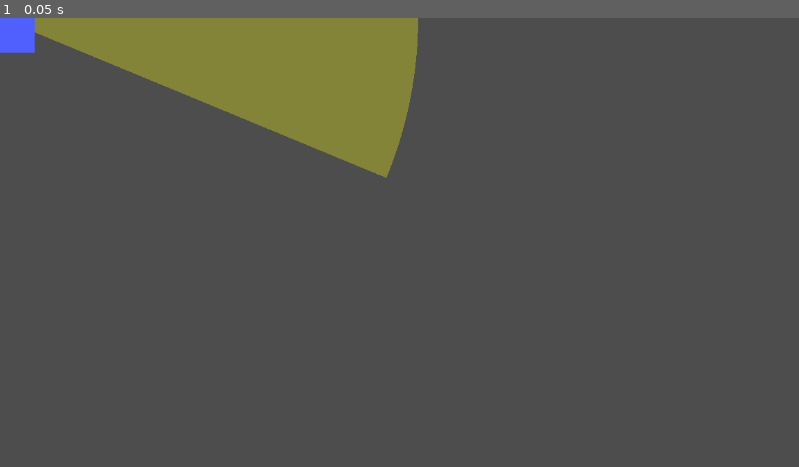
Above: before the commit, frame 1.
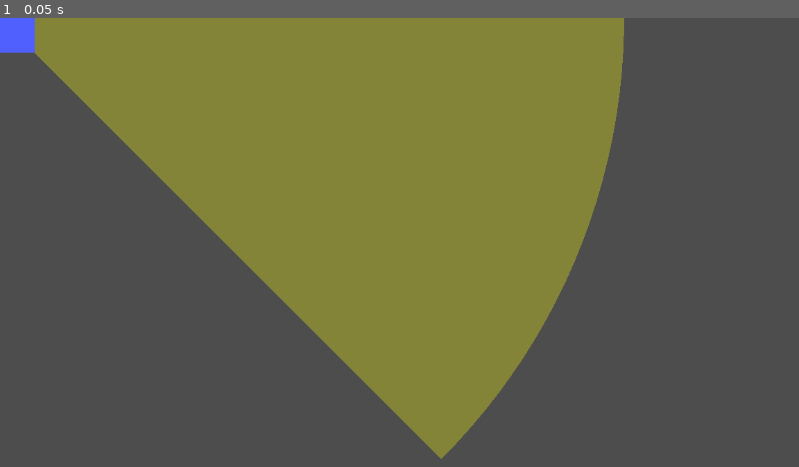
Above: after the commit, the same moment.

Repository: starshinePerigee/sevenksnakes
Game: Godot game, scene res://base_guard.tscn
The game is run twice, just before and just after one commit, with the same random seed, the same clock (stepped at 60 frames per second) and the same inputs. The project has no main scene, so this scene is started directly.
Inputs:
- Up to frame 1 (0.05 s): no input

The runs differ from the first frame. In frame 1, 33% of the frame differs, in the area x 4-79%, y 0-99%.

Commit message:
Improved / fixed vision cone handling! Now correctly generates area2ds over areas with multiple walls.

Diff:
--- a/vision_cone.gd
+++ b/vision_cone.gd
@@ -5,36 +5,56 @@
 @export var angle = 45.0
 var prev_params = [0, 0]
 
+# at 2k pixels out, a 100x100 wall is 2.9 degs, so sweep in 2 deg increments
 @export var angle_increment = 2.0
 
 var debug = false
 @export var debug_wall: PackedScene
+var dindicators = {
+}
 
 
 func _ready():
-	redraw_from_params()
+	if Engine.is_editor_hint():
+		redraw_from_params()
 	if get_parent() == get_tree().root:
 		debug = true
 		position = Vector2(200, 200)
+		dindicators = {
+			1: $KeyOne,
+			2: $KeyTwo,
+			3: $KeyThree,
+			4: $KeyFour
+		}
 
 		var wall = debug_wall.instantiate()
 		get_parent().add_child.call_deferred(wall)
-		wall.global_position = Vector2(400, 400)
-
-
-func point_from_angle(angle) -> Vector2:
+		wall.global_position = Vector2(400, 300)
+		wall.z_index = -100
+
+		var wall_2 = debug_wall.instantiate()
+		get_parent().add_child.call_deferred(wall_2)
+		wall_2.global_position = Vector2(700, 300)
+		wall_2.z_index = -100
+
+
+
+func point_from_angle(a) -> Vector2:
 	return Vector2(
-		cos(deg_to_rad(angle))*radius,
-		sin(deg_to_rad(angle))*radius
+		cos(deg_to_rad(a))*radius,
+		sin(deg_to_rad(a))*radius
 	)
 
 
 func redraw_from_params():
 	var sub_angle = angle / 2.0
-	for i in range(1, 6):
-		$CollisionPolygon2D.polygon[i] = point_from_angle(sub_angle)
+	var new_polygon = PackedVector2Array()
+	new_polygon.append(Vector2(0, 0))
+	for __ in range(1, 6):
+		new_polygon.append(point_from_angle(sub_angle))
 		sub_angle -= angle / 4
-	$Polygon2D.polygon = $CollisionPolygon2D.polygon
+	$CollisionPolygon2D.polygon = new_polygon
+	$Polygon2D.polygon = new_polygon
 
 
 func _process(delta):
@@ -47,39 +67,141 @@
 				print("Arc updated.")
 
 
-func get_point_at_ray(angle: float) -> Vector2:
-	$RayCast2D.rotation_degrees = angle
+func get_point_at_ray(ray_angle) -> Vector2:
+	$RayCast2D.rotation = ray_angle
 	$RayCast2D.force_raycast_update()
 	if not $RayCast2D.is_colliding():
 		# we're not hitting anything
-		return Vector2(radius, 0).rotated(deg_to_rad(angle))
+		return Vector2(radius, 0).rotated($RayCast2D.rotation)
 	else:
 		# we're hitting a wall
 		return to_local($RayCast2D.get_collision_point())
 
 
+func get_vector_rays(hit_object) -> Array:
+	# find the two far edges of the object
+	# walls are always squares so we can do this logically
+	var collider_shape = hit_object.get_node("CollisionPolygon2D").polygon
+	var x0 = collider_shape[0].x + hit_object.position.x
+	var x1 = collider_shape[2].x + hit_object.position.x
+	var y0 = collider_shape[0].y + hit_object.position.y
+	var y1 = collider_shape[2].y + hit_object.position.y
+
+	var ny0 = 0.0
+	var ny1 = 0.0
+	var nx0 = 0.0
+	var nx1 = 0.0
+	if global_position.x < x0:
+		ny0 = y0
+		ny1 = y1
+	elif global_position.x < x1:
+		if global_position.y < y1:
+			ny0 = y0
+			ny1 = y0
+		else:
+			ny0 = y1
+			ny1 = y1
+	else:
+		ny0 = y1
+		ny1 = y0
+
+	if global_position.y < y0:
+		nx0 = x1
+		nx1 = x0
+	elif global_position.y < y1:
+		if global_position.x < x1:
+			nx0 = x0
+			nx1 = x0
+		else:
+			nx0 = x1
+			nx1 = x1
+	else:
+		nx0 = x0
+		nx1 = x1
+
+	var vertex_points = [Vector2(nx0, ny0), Vector2(nx1, ny1)]
+
+	var key_rays = []
+	var first = true
+	for vertex in vertex_points:
+		var aim_angle = to_local(vertex).angle()
+		var fudge_angle = 0
+		if first:
+			fudge_angle = 0.001
+			first = false
+		else:
+			fudge_angle = -0.001
+		key_rays.append([rad_to_deg(aim_angle) + fudge_angle, get_point_at_ray(aim_angle)])
+		$RayCast2D.add_exception(hit_object)
+		key_rays.append([rad_to_deg(aim_angle), get_point_at_ray(aim_angle)])
+		$RayCast2D.remove_exception(hit_object)
+	return key_rays
+
+
 func draw_cone():
 	# This function actually does the drawing of the polygons based on LOS
-
-	# at 2k pixels out, a 100x100 wall is 2.9 degs, so sweep in 2 deg increments
-#	var last_wall_seen = null  # we only have to track the last wall because walls are all equal
+	# this works in two passes:
+	# first, raycast every angle_increment degrees to place points in the "typical arc"
+	# second, if you hit something, add all of its vectors to the key list
+	# third, sort that list and transform to polygon
+
+	var key_points = []
+	var hit_walls = []
+
 	var current_angle = -angle/2
-	var key_points = PackedVector2Array()
-	key_points.append(Vector2(0, 0))
+	key_points.append([current_angle, get_point_at_ray(deg_to_rad(current_angle))])
+	current_angle += angle_increment
 
 	while current_angle < angle/2:
-		key_points.append(get_point_at_ray(current_angle))
+		$RayCast2D.rotation_degrees = current_angle
+		$RayCast2D.force_raycast_update()
+
+		if $RayCast2D.is_colliding():
+			if $RayCast2D.get_collider() not in hit_walls:
+				hit_walls.append($RayCast2D.get_collider())
+		else:
+			key_points.append([current_angle, Vector2(radius, 0).rotated($RayCast2D.rotation)])
 		current_angle += angle_increment
-	# shoot a last ray at the exact final in case degrees aren't a multiple of 2
-	key_points.append(get_point_at_ray(angle/2))
-
-	$CollisionPolygon2D.polygon = key_points
-	$Polygon2D.polygon = key_points
-
-	pass
+#
+	# shoot a last ray at the exact final
+	key_points.append([angle/2, get_point_at_ray(deg_to_rad(angle/2))])
+
+	# iterate through vectors of hit targets, getting additional point-angle pairs
+	if debug:
+		for dindicator in dindicators.values():
+			dindicator.visible = false
+	for wall in hit_walls:
+		var i = 0
+		for vertex_ray in get_vector_rays(wall):
+			if debug:
+				i += 1
+				dindicators[i].position = vertex_ray[1]
+				dindicators[i].visible = true
+			if vertex_ray[0] > -angle/2 and vertex_ray[0] < angle/2:
+				key_points.append(vertex_ray)
+
+	key_points.sort()
+
+	var new_polygon = PackedVector2Array()
+	new_polygon.append(Vector2(0, 0))
+	for key_point in key_points:
+		new_polygon.append(key_point[1])
+
+	$CollisionPolygon2D.polygon = new_polygon
+	$Polygon2D.polygon = new_polygon
+
 
 
 func _physics_process(delta):
 	if debug:
 		global_rotation = (get_global_mouse_position() - global_position).angle()
-	draw_cone()
+		if Input.is_key_pressed(KEY_W):
+			position += Vector2(0, -3)
+		if Input.is_key_pressed(KEY_S):
+			position += Vector2(0, 3)
+		if Input.is_key_pressed(KEY_A):
+			position += Vector2(-3, 0)
+		if Input.is_key_pressed(KEY_D):
+			position += Vector2(3, 0)
+	if not Engine.is_editor_hint():
+		draw_cone()
--- a/vision_cone.tscn
+++ b/vision_cone.tscn
@@ -5,19 +5,45 @@
 
 [node name="VisionCone" type="Area2D"]
 script = ExtResource("1_xfy7s")
-radius = 603
+radius = 900
+angle = 90.0
 debug_wall = ExtResource("2_g2cr7")
 
 [node name="CollisionPolygon2D" type="CollisionPolygon2D" parent="."]
-polygon = PackedVector2Array(0, 0, 557.099, -230.758, 564.813, -211.175, 571.839, -191.335, 578.168, -171.261, 583.793, -150.979, 588.706, -130.513, 592.903, -109.888, 596.377, -89.1291, 599.124, -68.2615, 601.141, -47.3108, 602.426, -26.3025, 602.977, -5.2621, 602.793, 15.7847, 601.875, 36.8123, 600.224, 57.795, 597.841, 78.7073, 594.73, 99.5237, 590.895, 120.219, 586.339, 140.768, 581.069, 161.145, 575.091, 181.326, 568.413, 201.286, 561.042, 221, 557.099, 230.758)
+polygon = PackedVector2Array(0, 0, 636.396, 636.396, 831.492, 344.415, 900, 0, 831.492, -344.415, 636.396, -636.396)
 
 [node name="Polygon2D" type="Polygon2D" parent="."]
 color = Color(1, 1, 0.054902, 0.309804)
-polygon = PackedVector2Array(0, 0, 557.099, -230.758, 564.813, -211.175, 571.839, -191.335, 578.168, -171.261, 583.793, -150.979, 588.706, -130.513, 592.903, -109.888, 596.377, -89.1291, 599.124, -68.2615, 601.141, -47.3108, 602.426, -26.3025, 602.977, -5.2621, 602.793, 15.7847, 601.875, 36.8123, 600.224, 57.795, 597.841, 78.7073, 594.73, 99.5237, 590.895, 120.219, 586.339, 140.768, 581.069, 161.145, 575.091, 181.326, 568.413, 201.286, 561.042, 221, 557.099, 230.758)
+polygon = PackedVector2Array(0, 0, 636.396, 636.396, 831.492, 344.415, 900, 0, 831.492, -344.415, 636.396, -636.396)
 
 [node name="RayCast2D" type="RayCast2D" parent="."]
-rotation = 0.392699
-target_position = Vector2(603, 0)
+target_position = Vector2(900, 0)
 collision_mask = 2
 collide_with_areas = true
 collide_with_bodies = false
+
+[node name="KeyOne" type="Polygon2D" parent="."]
+visible = false
+color = Color(1, 0, 0, 1)
+polygon = PackedVector2Array(5, 0, 0, 5, -5, 0, 0, -5)
+
+[node name="KeyTwo" type="Polygon2D" parent="."]
+visible = false
+color = Color(0, 1, 0, 1)
+polygon = PackedVector2Array(5, 0, 0, 5, -5, 0, 0, -5)
+
+[node name="KeyThree" type="Polygon2D" parent="."]
+visible = false
+color = Color(0, 0, 1, 1)
+polygon = PackedVector2Array(5, 0, 0, 5, -5, 0, 0, -5)
+
+[node name="KeyFour" type="Polygon2D" parent="."]
+visible = false
+color = Color(1, 0, 1, 1)
+polygon = PackedVector2Array(5, 0, 0, 5, -5, 0, 0, -5)
+
+[node name="KeyLine" type="Line2D" parent="."]
+visible = false
+points = PackedVector2Array(0, 0, 500, 0)
+width = 3.0
+default_color = Color(0, 1, 1, 1)
